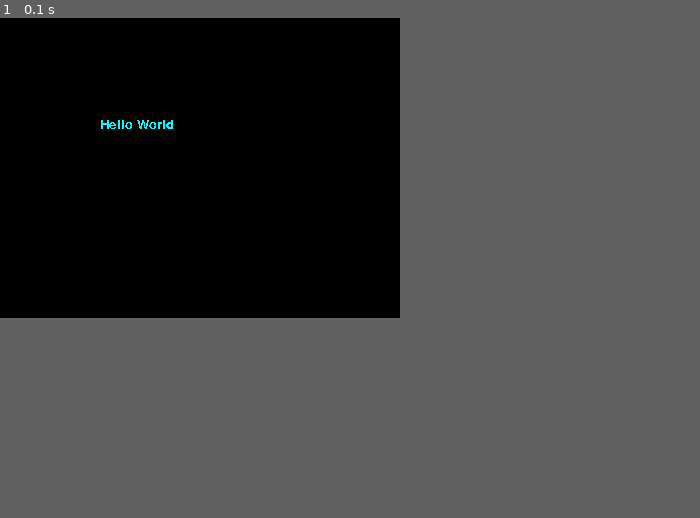
Above: before the commit, frame 1.
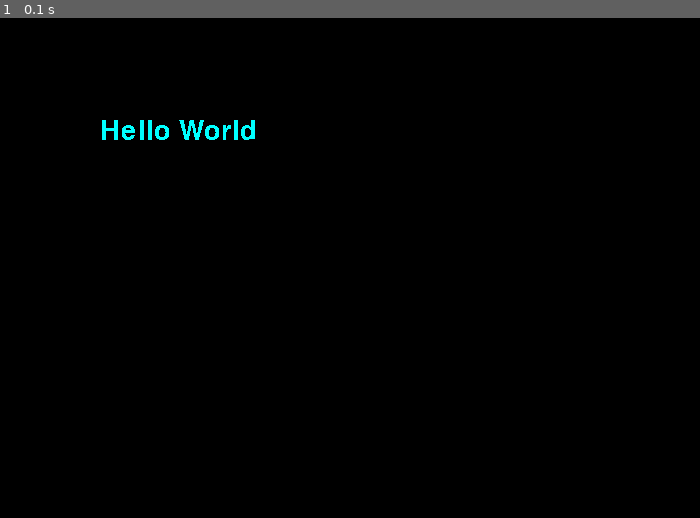
Above: after the commit, the same moment.

Repository: jm-rives/pygame_playground
Game: pygame game, started from simple_game1.py
Two runs of this game, one before a commit and one after it. Both use one fixed random seed, a clock stepped at 60 frames per second and the inputs below.
Inputs:
- Up to frame 1 (0.1 s): no input
In our replay, the window is 400x300 before the commit and 700x500 after it. These sizes can differ from the game's own. Grey fills any space a smaller window leaves; there, only what the larger window draws over its background counts as a difference.

The runs differ from the first frame. In frame 1, 0.4% of the frame differs, in the area x 14-37%, y 20-25%.

Commit message:
UPDATE screen and font size.

Diff:
--- a/simple_game1.py
+++ b/simple_game1.py
@@ -7,12 +7,12 @@
 
 # Initalize Pygame
 pygame.init()
-screen = pygame.display.set_mode((400, 300))
+screen = pygame.display.set_mode((700, 500))
 
 pygame.display.set_caption('Hello World!')
 
 while True:
-    sys_font = pygame.font.SysFont("None", 19)
+    sys_font = pygame.font.SysFont("None", 40)
     rendered = sys_font.render('Hello World', 0, (0, 255, 255))
     screen.blit(rendered, (100, 100))
 
